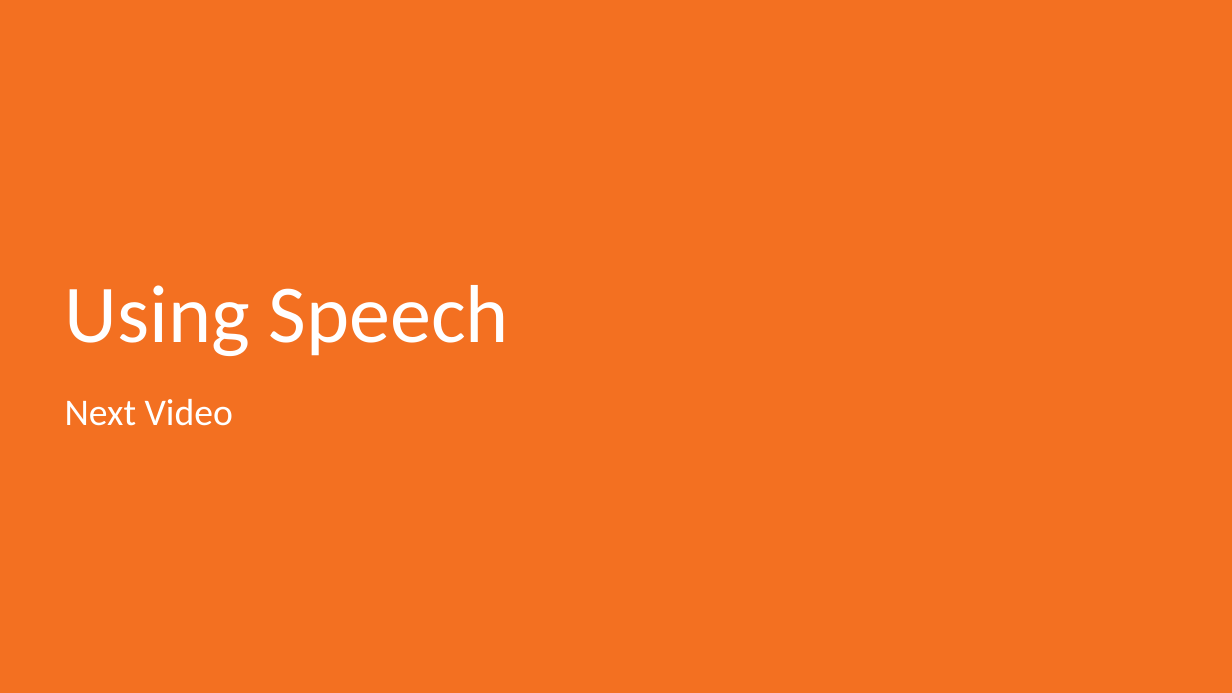
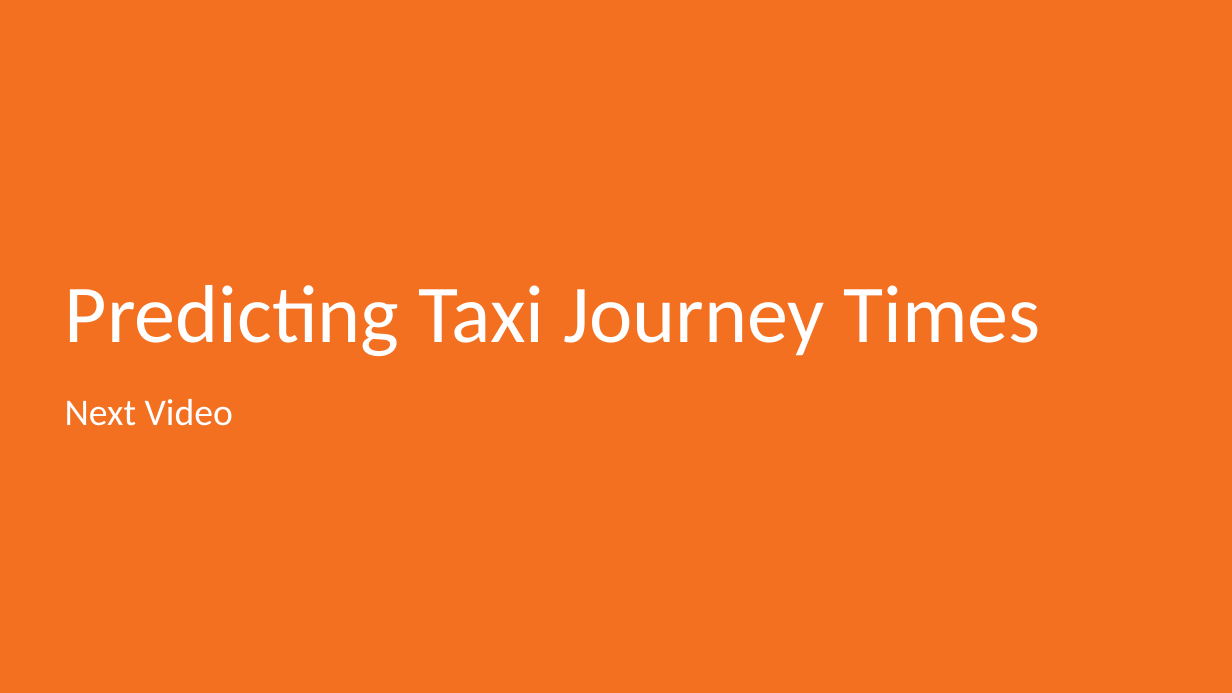
Before and after one commit to markstrefford/1.-Learning-Python-AI-by-Example, a slide deck: slide 4 of 2. Recognising Faces/Slides/2.4.pptx. Drawn at 1232x693 pixels with LibreOffice and Linux fonts; fonts in the diff are those of the drawing. Boxes give left, top, right and bottom in pixels: in the first picture for what was removed or moved away, otherwise in the second. Text is boxed around its words. In the diff, an @@ line names an element or a change of style, - is before the commit and + after.

```diff
--- a/2. Recognising Faces/Slides/2.4.pptx
+++ b/2. Recognising Faces/Slides/2.4.pptx
@@ title at (x1=65, y1=285, x2=1040, y2=356): text changed @@
-Using Speech
+Predicting Taxi Journey Times
```
Also in this commit, not shown: 4 other files.
